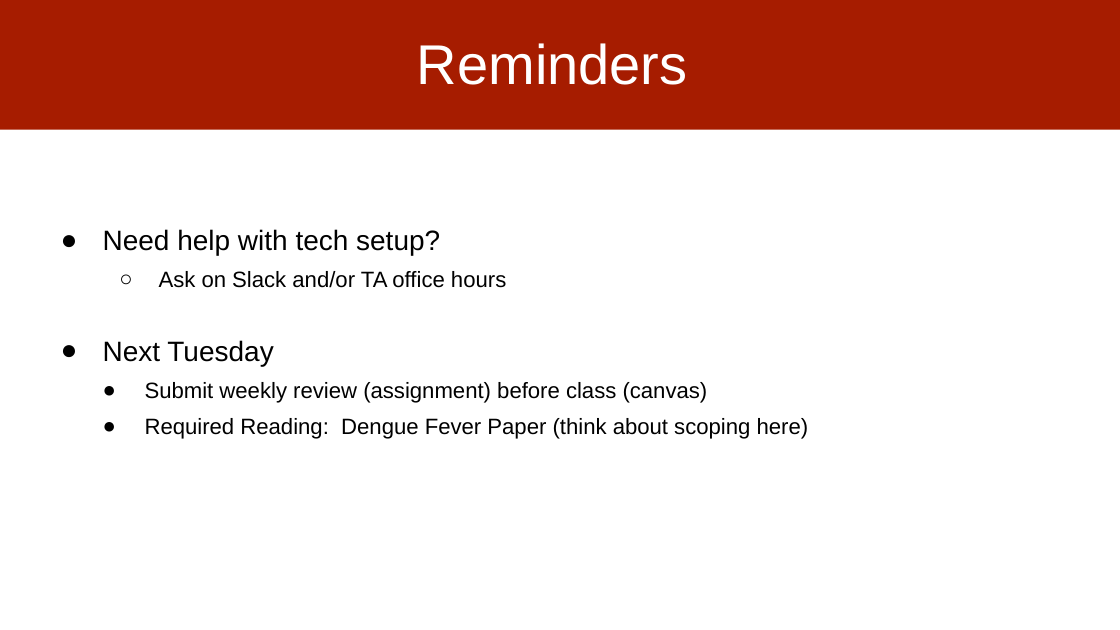
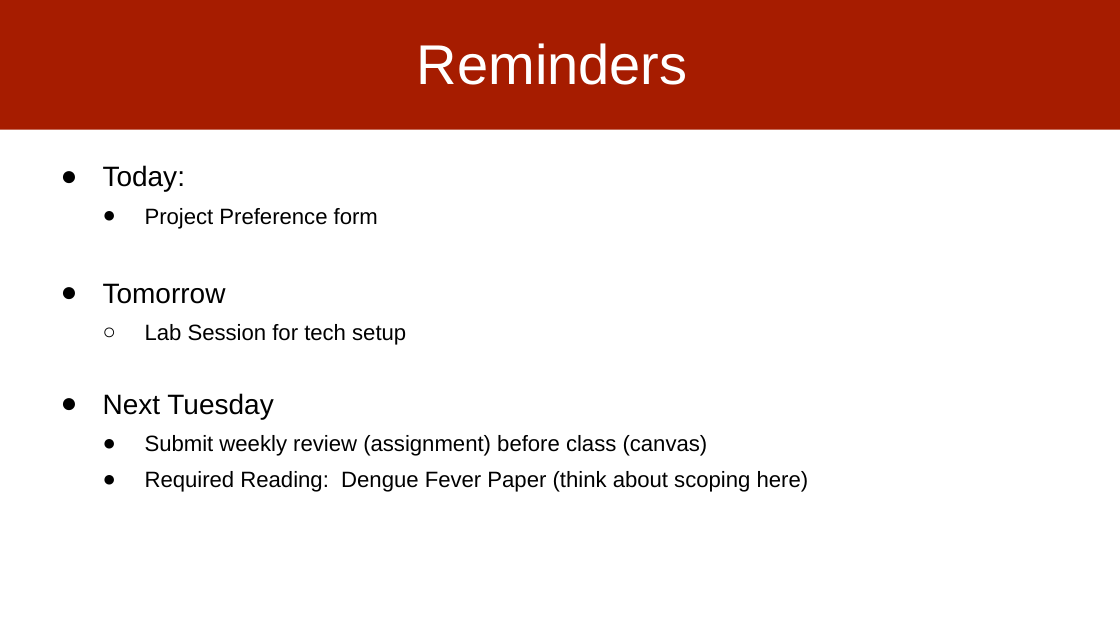
Before and after one commit to dssg/mlforpublicpolicylab, a slide deck: slide 61 of Lectures/02-Scoping.pptx (slide 59 before the commit). Drawn at 1120x630 pixels with LibreOffice and Linux fonts; fonts in the diff are those of the drawing. Boxes give left, top, right and bottom in pixels: in the first picture for what was removed or moved away, otherwise in the second. Text is boxed around its words. In the diff, an @@ line names an element or a change of style, - is before the commit and + after.

```diff
--- a/Lectures/02-Scoping.pptx
+++ b/Lectures/02-Scoping.pptx
@@ text "Today:": place and size @@
-text "Today:" at [103, 229, 809, 439]
+text "Today:" at [103, 165, 809, 492]
@@ text at [103, 165, 406, 345]: text changed @@
-● Need help with tech setup?
-  ○ Ask on Slack and/or TA office hours
+● Today:
+  ● Project Preference form
+● Tomorrow
+  ○ Lab Session for tech setup
```
Also in this commit, not shown: 2 other slides changed, 2 slides added.
